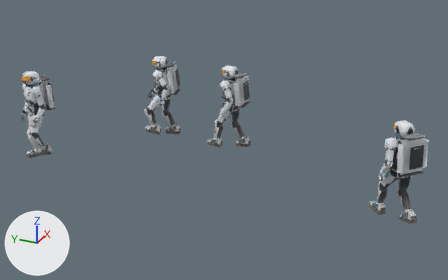
What one commit did to the glTF model art/3d/crew/boarding/crew_boarding.glb.
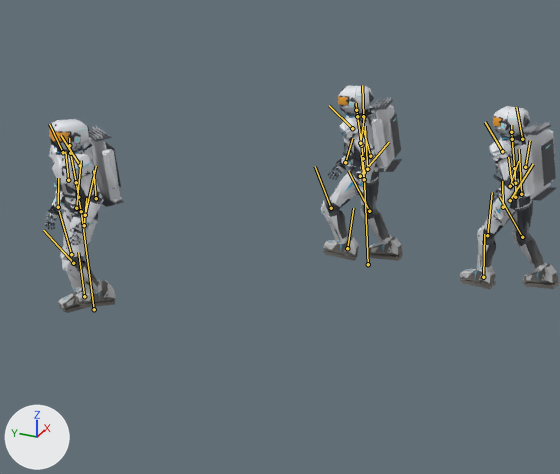
There are two pictures of each version: one whole from a camera (50 mm lens) standing at (-4.26, 2.73, 5.62) and looking at (5.23, 7.0, 0.88), one close up on the part from 0% to 56% of the width and 6% to 82% of the height. Every picture has the same lights, and +X, +Y and +Z are marked at lower left. The older version's two pictures come first. Both versions are drawn at frame 461 of the action 'crew_walk_to_pad'; the numbers are the values there. The bones that change, and the others that lie on the model, are drawn over the model as lines in the close-ups.
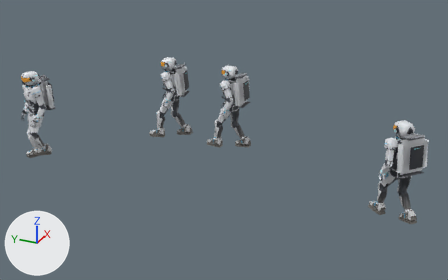
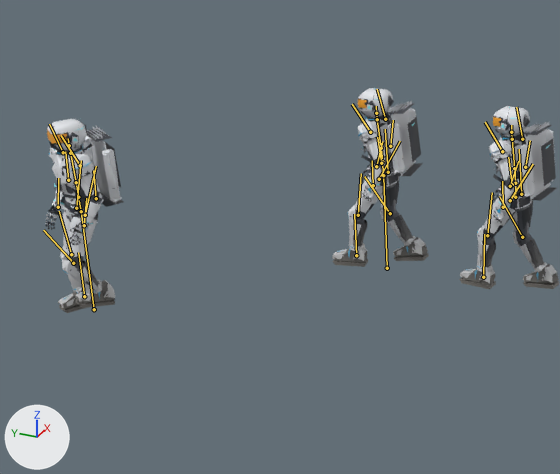
Pixel boxes [x1, y1, x2, y2] of what changed, in the close-ups (560 x 474 px):
'Mesh_1', posed (18% wider)
    before: [321, 85, 403, 261]
    after: [332, 88, 429, 267]
'Mesh_0', posed
    both: [45, 119, 124, 313]
bone 'C1_Head', root to tip
    before: (69, 145) to (69, 138)
    after: (69, 145) to (68, 138)
bone 'C2_Root', root to tip
    before: (368, 264) to (364, 172)
    after: (387, 268) to (383, 175)
bone 'C2_Hips', root to tip
    before: (364, 172) to (363, 162)
    after: (383, 175) to (382, 165)
bone 'C2_Chest', root to tip
    before: (361, 145) to (357, 116)
    after: (381, 148) to (377, 119)
bone 'C2_UpperArm_L', root to tip
    before: (352, 128) to (329, 105)
    after: (370, 132) to (352, 104)
bone 'C2_Forearm_L', root to tip
    before: (370, 156) to (363, 130)
    after: (381, 163) to (377, 137)
bone 'C2_UpperArm_R', root to tip
    before: (363, 116) to (362, 85)
    after: (385, 119) to (377, 89)
bone 'C2_Forearm_R', root to tip
    before: (360, 143) to (364, 117)
    after: (390, 146) to (393, 120)
bone 'C2_Thigh_L', root to tip
    before: (360, 176) to (389, 142)
    after: (379, 179) to (400, 141)
bone 'C2_Shin_L', root to tip
    before: (331, 208) to (315, 166)
    after: (358, 215) to (361, 173)
bone 'C2_Foot_L', root to tip
    before: (347, 248) to (353, 208)
    after: (356, 255) to (354, 214)
bone 'C2_Shin_R', root to tip
    before: (369, 211) to (348, 171)
    after: (390, 213) to (364, 176)

What the commit changed:
Bone 'C1_Neck' (bone_c1_neck) turns from (-3, 0, 0) to (-1, 0, 0) degrees about its own x, y and z.
Bone 'C1_Head' (bone_c1_head) turns from (-6, 0, 0) to (-1, 0, 0) degrees about its own x, y and z.
Bone 'C2_Root' (bone_c2_root) moves from (-3206.354, -6.553, -3177.117) to (-3206.327, -6.563, -3176.926).
Bone 'C2_Root' (bone_c2_root) turns from (0, -168, 0) to (0, -173, 0) degrees about its own x, y and z.
Bone 'C2_Hips' (bone_c2_hips) turns from (3, -3, 1) to (3, -1, 1) degrees about its own x, y and z.
Bone 'C2_Chest' (bone_c2_chest) turns from (2, 3, 0) to (2, 2, 0) degrees about its own x, y and z.
Bone 'C2_UpperArm_L' (bone_c2_upperarm_l) turns from (44, -10, 3) to (32, -10, 3) degrees about its own x, y and z.
Bone 'C2_Forearm_L' (bone_c2_forearm_l) turns from (-41, -12, -4) to (-35, -10, -4) degrees about its own x, y and z.
Bone 'C2_UpperArm_R' (bone_c2_upperarm_r) turns from (-8, 14, -6) to (6, 12, -5) degrees about its own x, y and z.
Bone 'C2_Forearm_R' (bone_c2_forearm_r) turns from (-9, 2, 2) to (-19, 5, 3) degrees about its own x, y and z.
Bone 'C2_Thigh_L' (bone_c2_thigh_l) turns from (-43, 13, 0) to (-32, 15, -5) degrees about its own x, y and z.
Bone 'C2_Shin_L' (bone_c2_shin_l) turns from (58, 0, 0) to (22, 0, 0) degrees about its own x, y and z.
Bone 'C2_Foot_L' (bone_c2_foot_l) turns from (-29, -7, 0) to (6, -7, 2) degrees about its own x, y and z.
Bone 'C2_Shin_R' (bone_c2_shin_r) turns from (28, 0, 0) to (38, 0, 0) degrees about its own x, y and z.
